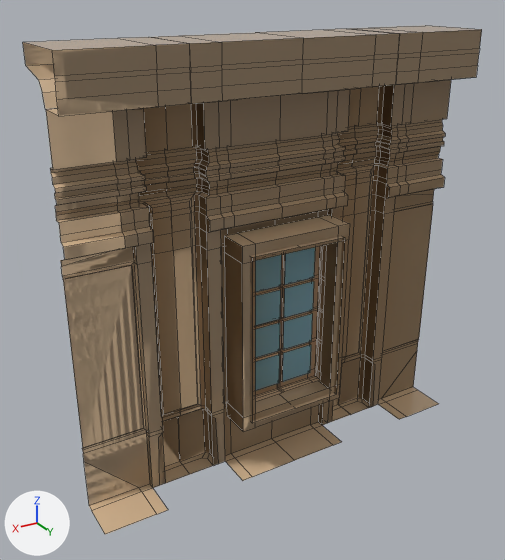
An edit to the FBX model PC_Client_&_Server_Makina/Assets/FBX/Jury3/Fbx_Façades/O_V_FacadeType1_Up.fbx, drawn before and after from the same camera.
One viewpoint serves both versions: a 50 mm camera at (5.37, 8.07, 7.18) aimed at (0.36, -0.28, 3.01). The lights are fixed; the arrows at lower left show +X, +Y and +Z. Mesh edges are drawn as thin lines.

Objects in the first picture: 'O_V_FacadeType1_Up'.
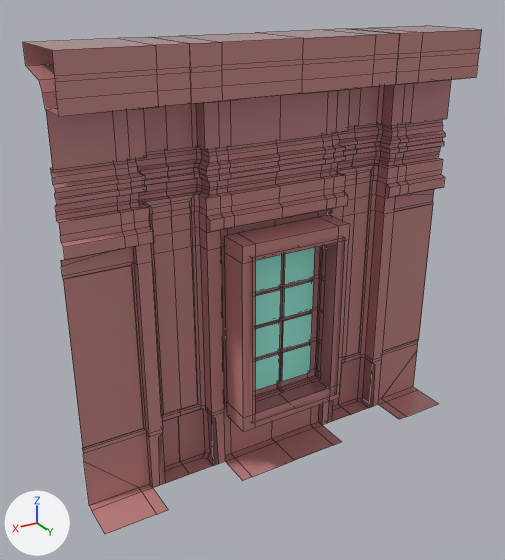
What the commit changed:
Material '01 - Default' (mat_01___default) changes colour from beige #dabb97 to pink #c48686; in linear values from (0.698, 0.498, 0.31) to (0.553, 0.239, 0.239).
me_mesh has 1314 vertices, 1130 faces and spans x -3.21..3.21, y -0.81..0.44, z 0.0..6.5.
me_mesh is used by ob_o_v_facadetype1_up; location (0.0, 0.0, 0.0).
me_mesh part 1: 24 of the vertices in x -0.57..0.58, y 0.01, z 1.25..3.47 are moved by (0.0, -0.01, 0.0).

Location of each change, (x1, y1, x2, y2) in pixels of the pictures (505 x 560 px; the box of a moved part takes in the faces that stretch with it):
'O_V_FacadeType1_Up', recoloured, reshaped
    both: (23, 25, 482, 534)
part 1 of me_mesh, moved or reshaped
    before: (255, 248, 315, 391)
    after: (255, 248, 315, 390)
